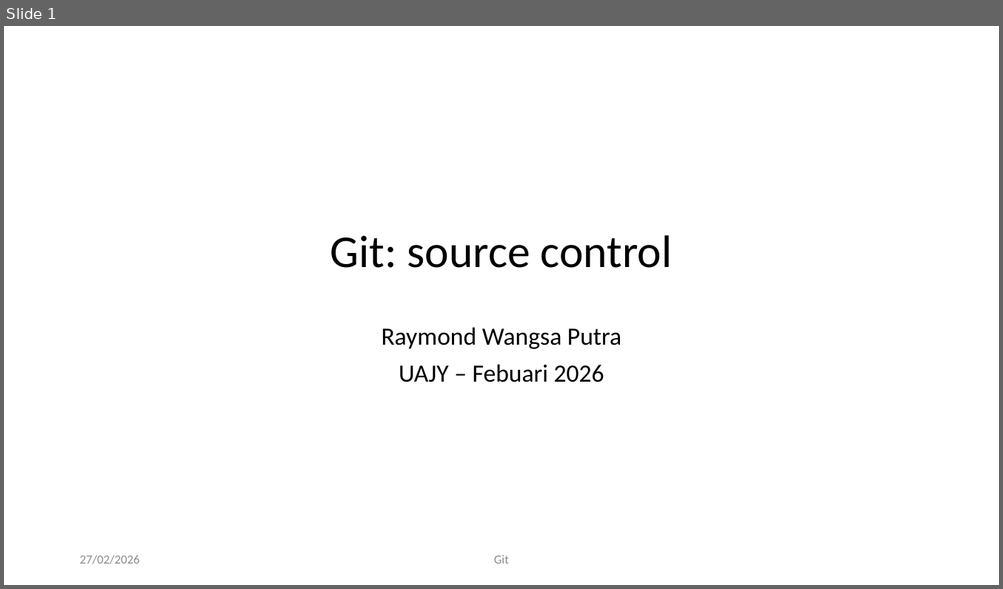
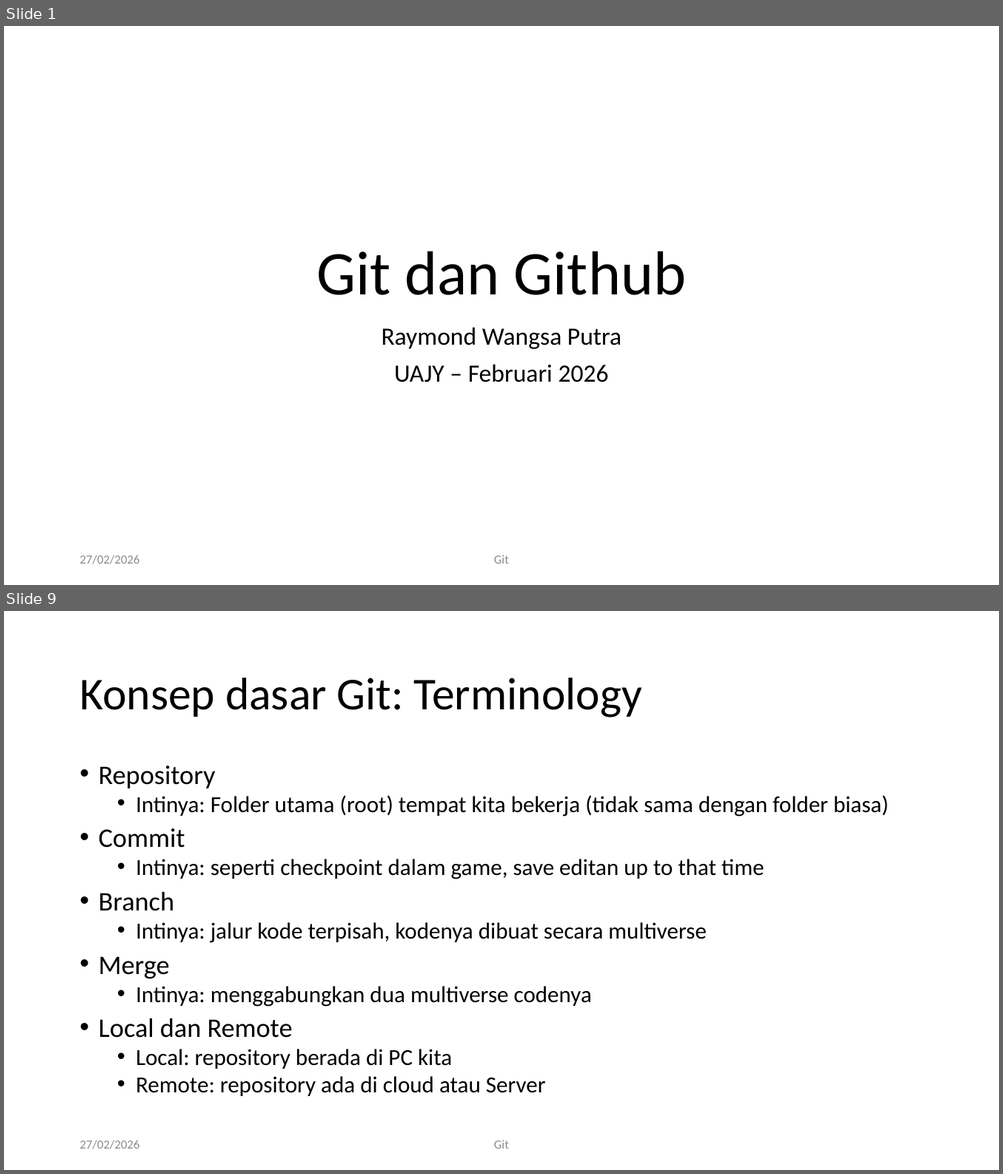
Before and after one commit to RayWP/training-uajy, a slide deck: Part 1 Git/Git-art of source control.pptx. Shown one above the other, each under a label of ours: slide 1 before the commit, slides 1 and 9 after it; the slides between them are not shown. The pictures are 1003x589 and 1003x1174 pixels, drawn with LibreOffice and Linux fonts; fonts in the diff are those of the drawing; background and template pictures are left out. Boxes give left, top, right and bottom in pixels: in the first picture for what was removed or moved away, otherwise in the second. Text is boxed around its words. In the diff, an @@ line names an element or a change of style, - is before the commit and + after.

Commit message:
finish git github part

```diff
--- a/Part 1 Git/Git-art of source control.pptx
+++ b/Part 1 Git/Git-art of source control.pptx
@@ slide 9 added at (4,611,999,1170), background #FFFFFF @@
@@ title added at (79,678,642,718), 44 pt, text #000000 @@
+Konsep dasar Git: Terminology
@@ text added at (99,766,888,1096), 22.2 pt, text #000000 @@
+• Repository
+  • Intinya: Folder utama (root) tempat kita bekerja (tidak sama dengan folder biasa)
+• Commit
+  • Intinya: seperti checkpoint dalam game, save editan up to that time
+• Branch
+  • Intinya: jalur kode terpisah, kodenya dibuat secara multiverse
+• Merge
+  • Intinya: menggabungkan dua multiverse codenya
+• Local dan Remote
+  • Local: repository berada di PC kita
+  • Remote: repository ada di cloud atau Server
@@ text added at (79,1140,139,1150), 12 pt, text #8C8C8C @@
+27/02/2026
@@ text added at (494,1140,509,1149), 12 pt, text #8C8C8C @@
+Git
@@ slide 1 changed as well @@
@@ title "Git dan Github" at (316,251,686,295): vertical alignment middle to bottom @@
@@ title at (316,251,686,295): text changed; size 44 to 60 pt @@
-Git: source control
+Git dan Github
@@ subtitle at (394,364,609,383): text changed @@
-UAJY – Febuari 2026
+UAJY – Februari 2026
```
Also in this commit, not shown: 34 other slides added, 4 other files.
